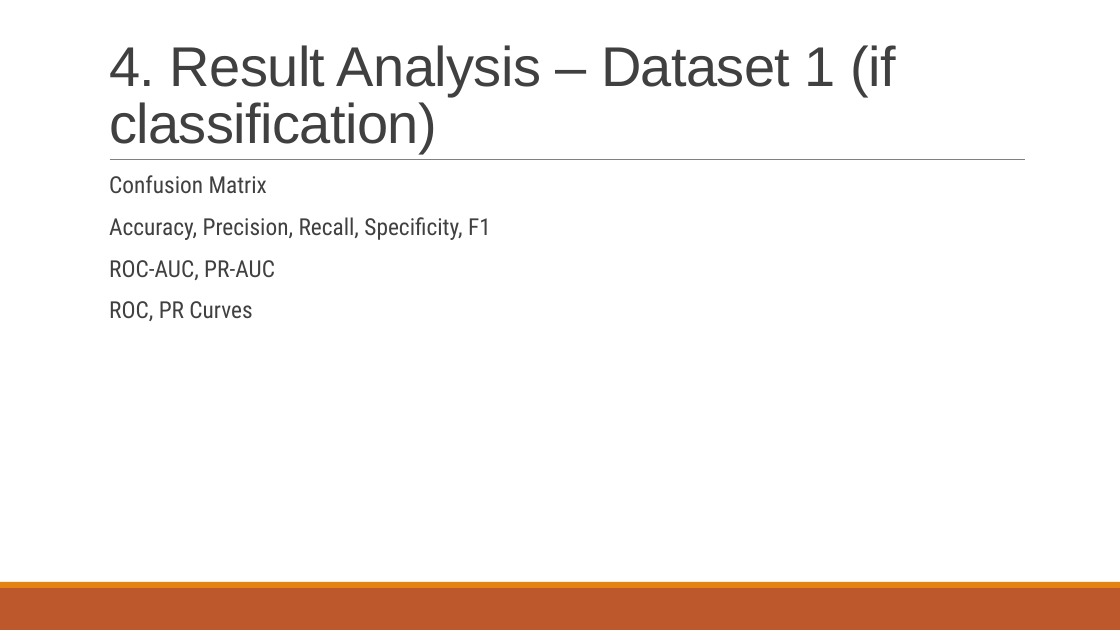
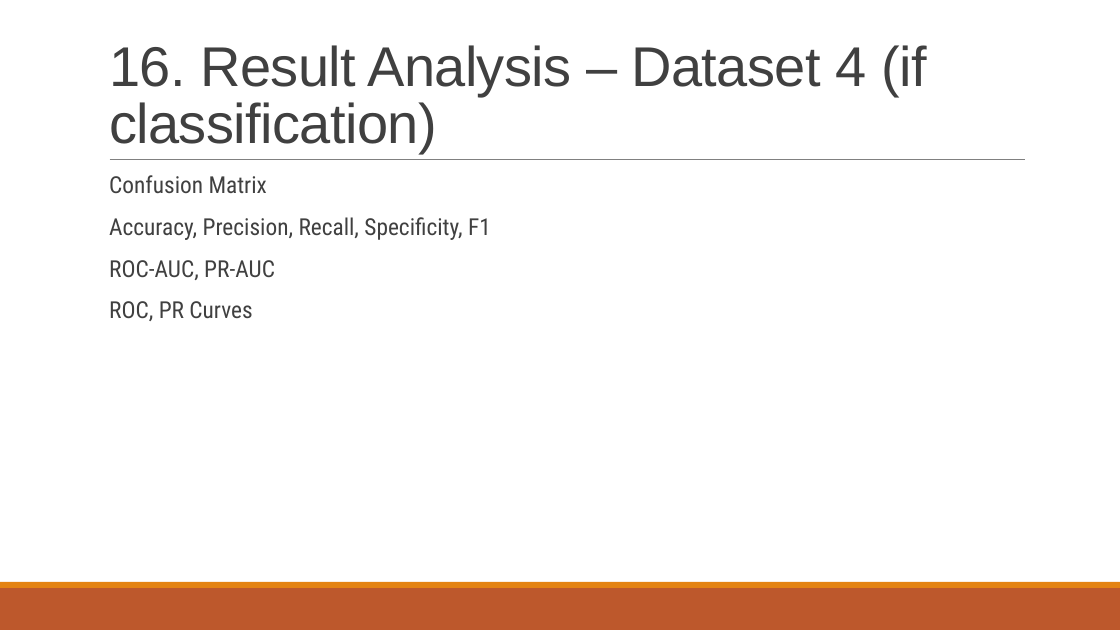
Before and after one commit to akay6483/mmml-ecommerce, a slide deck: slide 17 of docs/23CSE301_A8.pptx. Drawn at 1120x630 pixels with LibreOffice and Linux fonts; fonts in the diff are those of the drawing; background and template pictures are left out. Boxes give left, top, right and bottom in pixels: in the first picture for what was removed or moved away, otherwise in the second. Text is boxed around its words. In the diff, an @@ line names an element or a change of style, - is before the commit and + after.

```diff
--- a/docs/23CSE301_A8.pptx
+++ b/docs/23CSE301_A8.pptx
@@ title at (x1=109, y1=45, x2=926, y2=153): text changed @@
-4. Result Analysis – Dataset 1 (if classification)
+16. Result Analysis – Dataset 4 (if classification)
```
Also in this commit, not shown: 12 other slides changed, 1 other file.
